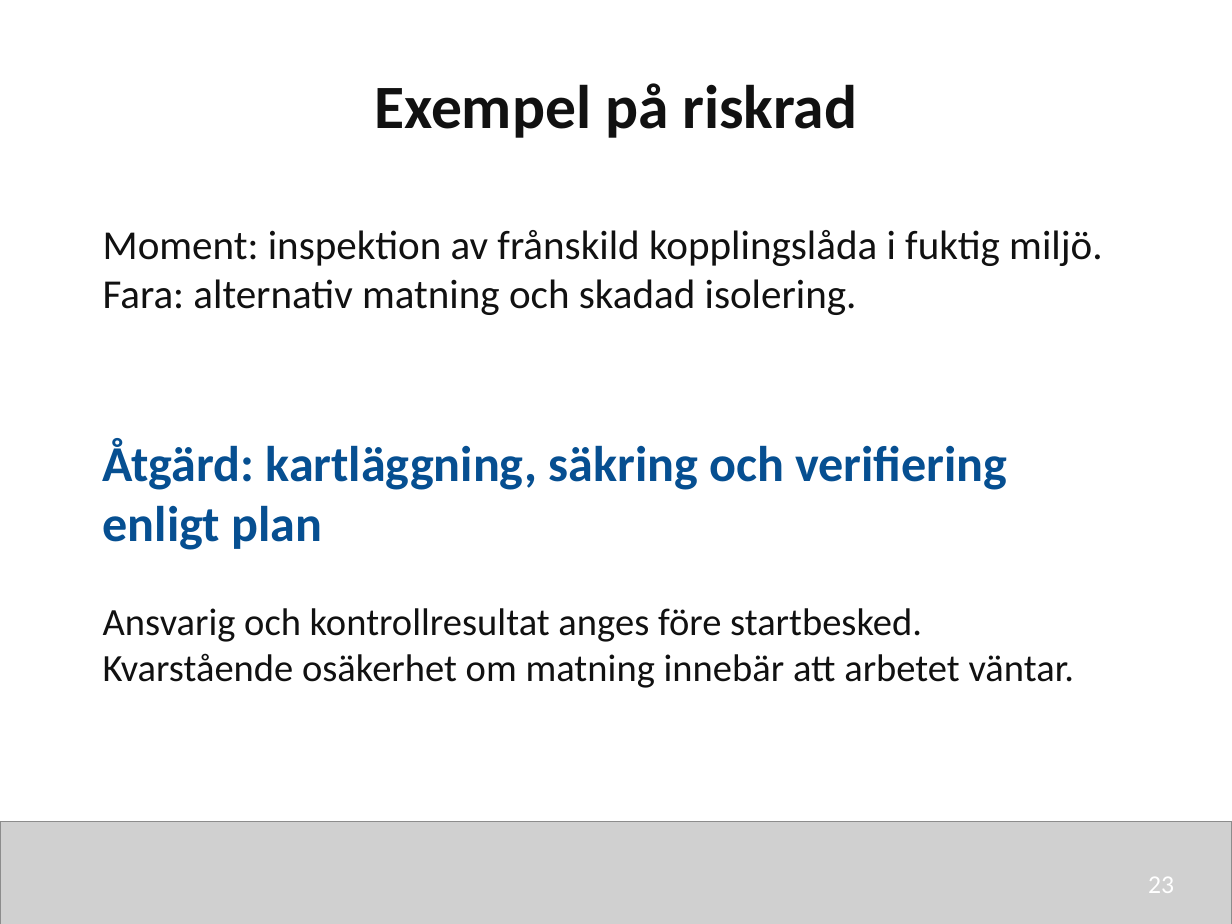
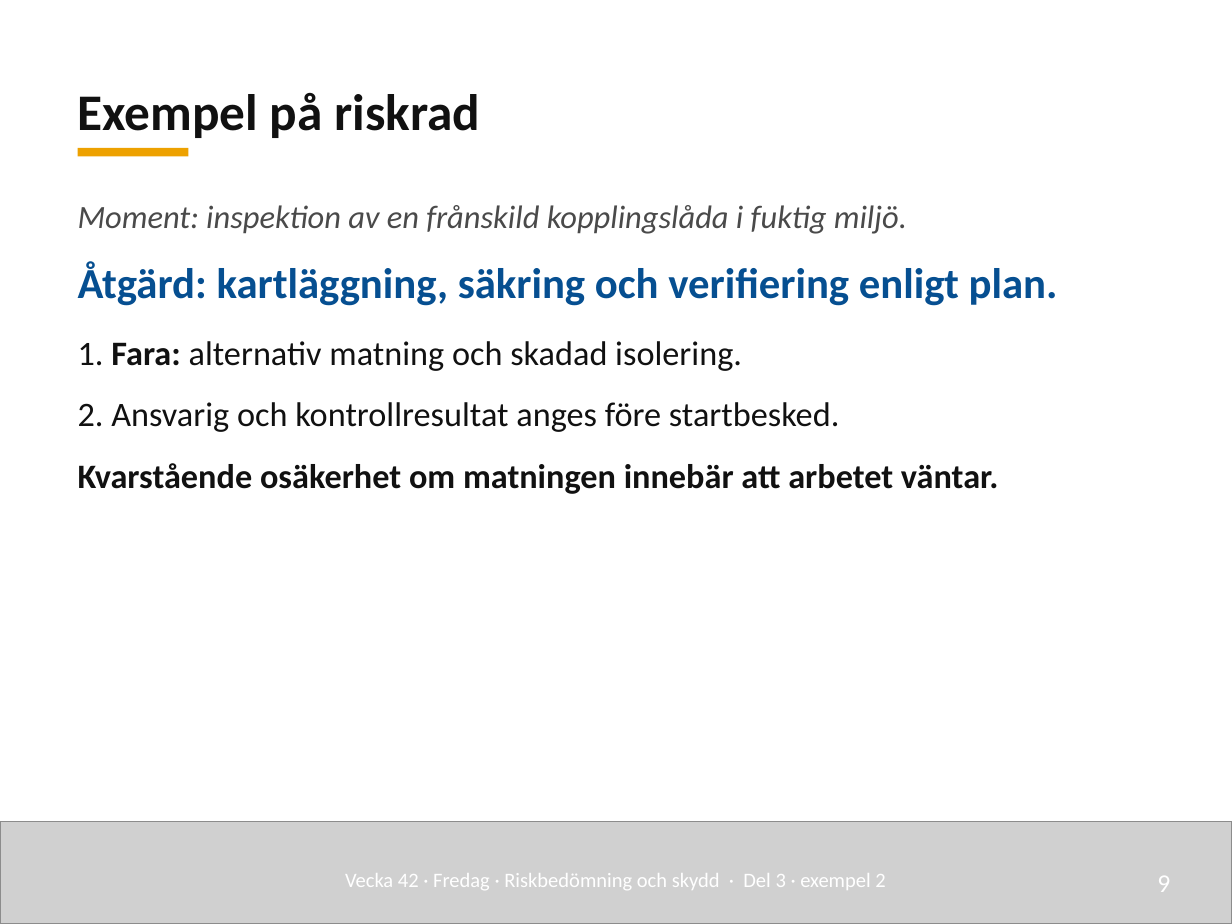
Before and after one commit to nj22az/nj22az.github.io, a slide deck: slide 9 of sjoskolan/vecka-42/aktuell/v42_03_Riskbedomning_och_skydd_elev.pptx (slide 23 before the commit). Drawn at 1232x924 pixels with LibreOffice and Linux fonts; fonts in the diff are those of the drawing; grey boxes stand for pictures. Boxes give left, top, right and bottom in pixels: in the first picture for what was removed or moved away, otherwise in the second. Text is boxed around its words. In the diff, an @@ line names an element or a change of style, - is before the commit and + after.

```diff
--- a/sjoskolan/vecka-42/aktuell/v42_03_Riskbedomning_och_skydd_elev.pptx
+++ b/sjoskolan/vecka-42/aktuell/v42_03_Riskbedomning_och_skydd_elev.pptx
@@ text "Exempel på riskrad": place and size @@
-text "Exempel på riskrad" at <box>374,83,857,138</box>
+text "Exempel på riskrad" at <box>78,93,480,138</box>
@@ text "Exempel på riskrad" at <box>78,93,480,138</box>: size 36 to 30 pt; alignment centre to left; line spacing 1 to 1.08; vertical alignment top to bottom @@
@@ rectangle added at <box>78,148,188,156</box>, fill #EDA100 @@
@@ text at <box>78,205,1058,494</box>: text changed; size 24 to 20 pt @@
-Moment: inspektion av frånskild kopplingslåda i fuktig miljö.
-Fara: alternativ matning och skadad isolering.
+Moment: inspektion av en frånskild kopplingslåda i fuktig miljö.
+Åtgärd: kartläggning, säkring och verifiering enligt plan.
+1. Fara: alternativ matning och skadad isolering.
+2. Ansvarig och kontrollresultat anges före startbesked.
+Kvarstående osäkerhet om matningen innebär att arbetet väntar.
@@ text removed at <box>103,439,1007,550</box> @@
-Åtgärd: kartläggning, säkring och verifiering enligt plan
@@ text removed at <box>103,608,1074,688</box> @@
-Ansvarig och kontrollresultat anges före startbesked.
-Kvarstående osäkerhet om matning innebär att arbetet väntar.
@@ text added at <box>345,873,885,890</box>, 12 pt, text #FFFFFF @@
+Vecka 42 · Fredag · Riskbedömning och skydd · Del 3 · exempel 2
@@ text removed at <box>1148,877,1174,893</box> @@
-23
@@ text added at <box>1157,876,1170,892</box>, 15 pt, text #FFFFFF @@
+9
```
Also in this commit, not shown: 9 other slides changed, 11 slides added, 26 slides removed, 49 other files.
